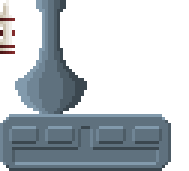
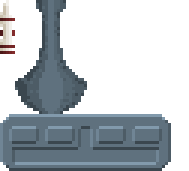
Revision of a layered (189, 171) image; what changed, layer by layer:
painted on "Pasted Layer" over [15, 0, 87, 114]
